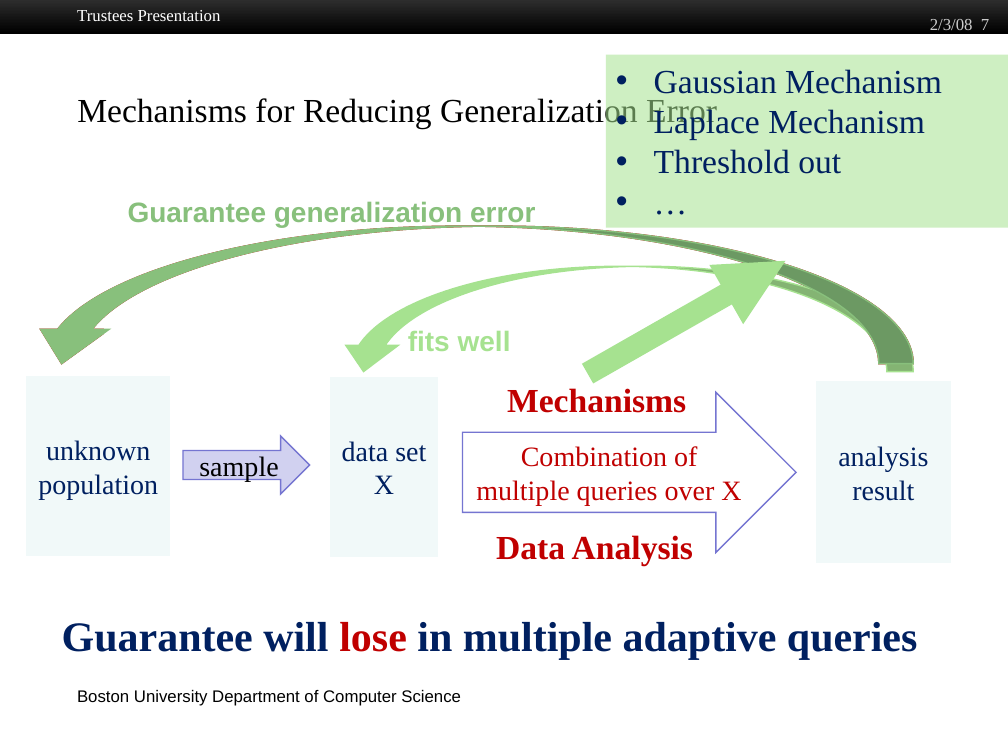
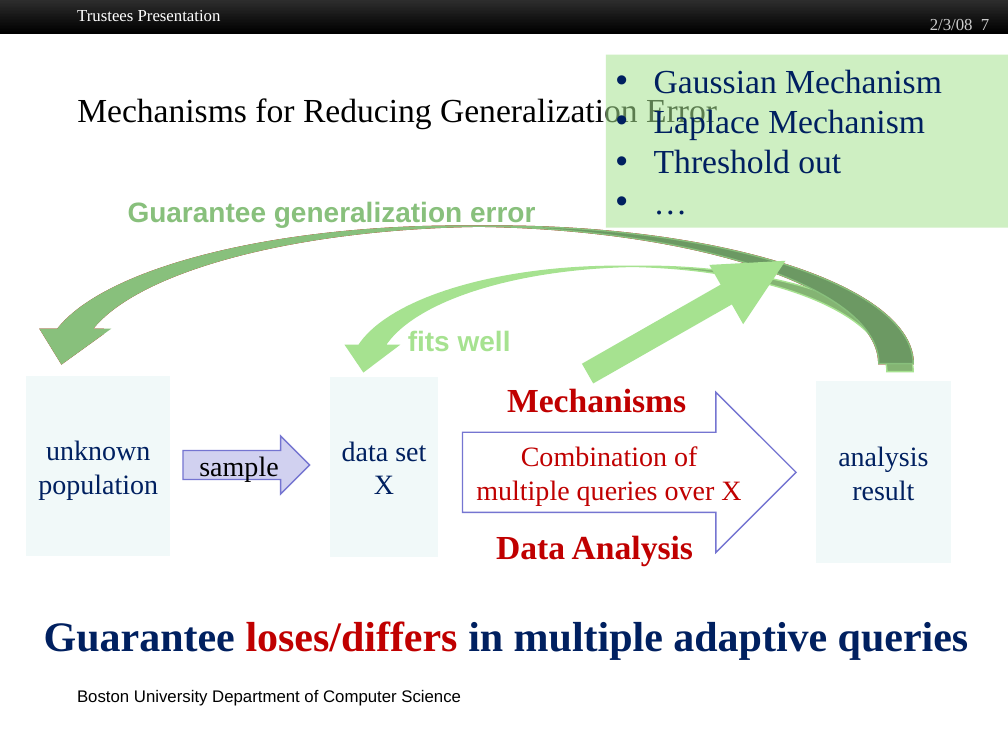
Before and after one commit to jiawenliu/PhD, a slide deck: slide 7 of CS/Prospectus/Slides/Jiawen Liu.pptx. Drawn at 1008x756 pixels with LibreOffice and Linux fonts; fonts in the diff are those of the drawing; background and template pictures are left out. Boxes give left, top, right and bottom in pixels: in the first picture for what was removed or moved away, otherwise in the second. Text is boxed around its words. In the diff, an @@ line names an element or a change of style, - is before the commit and + after.

```diff
--- a/CS/Prospectus/Slides/Jiawen Liu.pptx
+++ b/CS/Prospectus/Slides/Jiawen Liu.pptx
@@ text at bbox=[44, 621, 968, 659]: text changed @@
-Guarantee will lose in multiple adaptive queries
+Guarantee loses/differs in multiple adaptive queries
```
Also in this commit, not shown: 1 slide removed, 10 other files.
